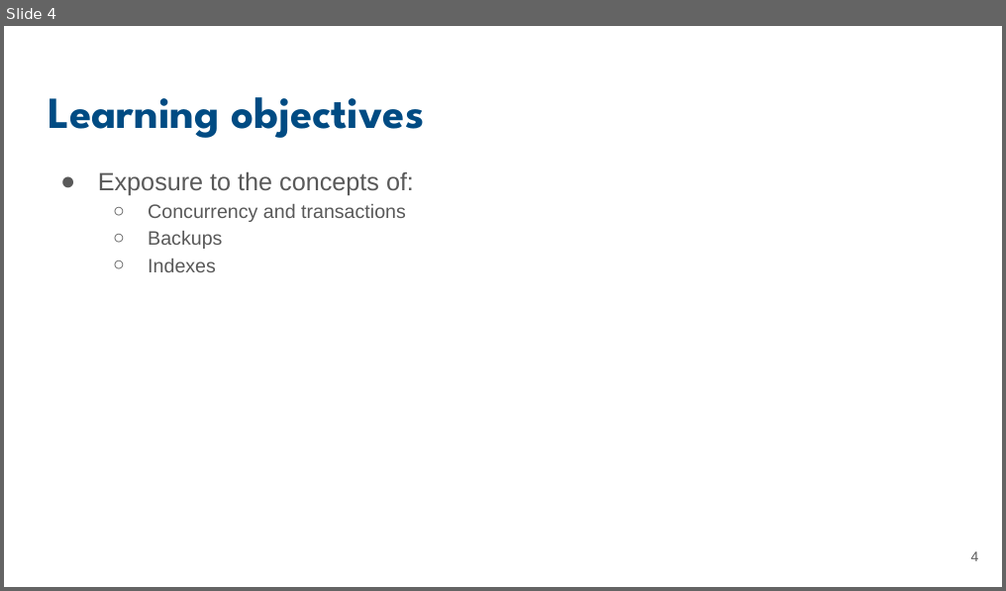
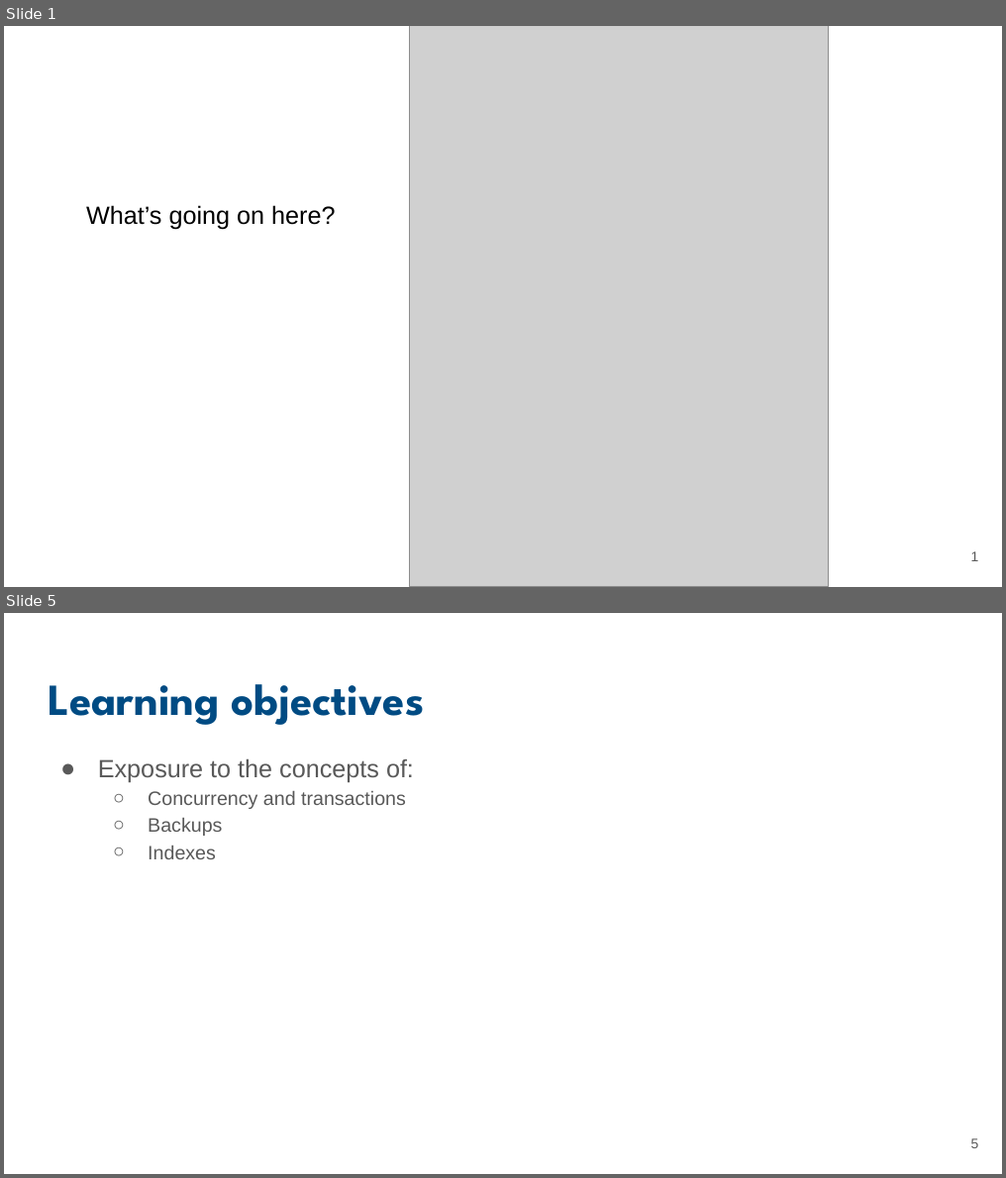
Before and after one commit to UCSB-Library-Research-Data-Services/bren-eds213, a slide deck: modules/week05/slides-05-advanced.pptx. Shown one above the other, each under a label of ours: slide 4 before the commit, slides 1 and 5 after it; the slides between them are not shown. The pictures are 1006x591 and 1006x1178 pixels, drawn with LibreOffice and Linux fonts; fonts in the diff are those of the drawing; grey boxes stand for pictures. Boxes give left, top, right and bottom in pixels: in the first picture for what was removed or moved away, otherwise in the second. Text is boxed around its words. In the diff, an @@ line names an element or a change of style, - is before the commit and + after.

```diff
--- a/modules/week05/slides-05-advanced.pptx
+++ b/modules/week05/slides-05-advanced.pptx
@@ slide 1 added at (4,26,1002,587), background #FFFFFF @@
@@ picture added at (409,26,829,586) @@
@@ text added at (86,205,335,230), 18 pt, text #000000 @@
+What’s going on here?
@@ page number added at (971,552,979,562), 10 pt, text #595959 @@
+1
@@ what was slide 4 is now slide 5 @@
@@ page number at (971,1139,979,1149): text changed @@
-4
+5
```
Also in this commit, not shown: 7 slides changed, 2 other slides added.
